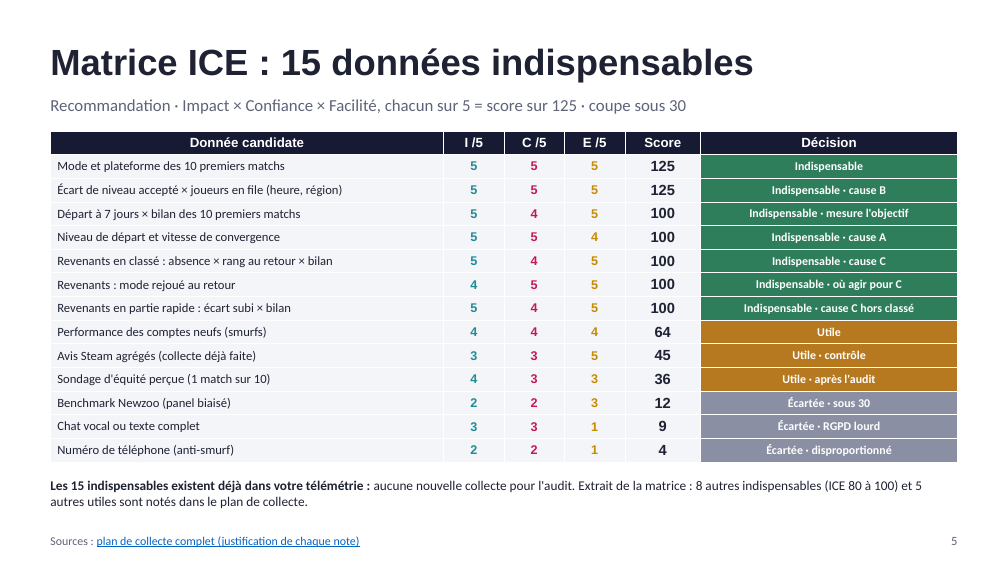
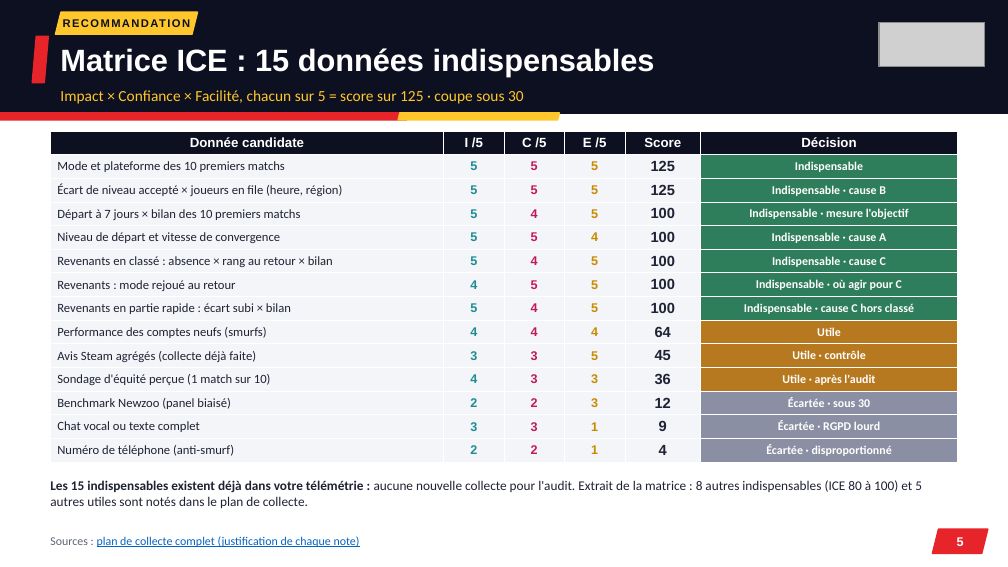
Before and after one commit to noeantoniov1-crypto/SOCIO, a slide deck: slide 5 of docs/presentation/pitch_marvel_rivals_netease.pptx. Drawn at 1008x567 pixels with LibreOffice and Linux fonts; fonts in the diff are those of the drawing; grey boxes stand for pictures. Boxes give left, top, right and bottom in pixels: in the first picture for what was removed or moved away, otherwise in the second. Text is boxed around its words. In the diff, an @@ line names an element or a change of style, - is before the commit and + after.

```diff
--- a/docs/presentation/pitch_marvel_rivals_netease.pptx
+++ b/docs/presentation/pitch_marvel_rivals_netease.pptx
@@ rectangle added at <box>0,0,1008,113</box>, fill #0D1020, outline #0D1020 1 pt @@
@@ parallelogram added at <box>55,12,198,34</box>, fill #FFC72C, outline #FFC72C 1 pt @@
@@ text added at <box>55,12,198,34</box>, 8 pt, text #0D1020, bold @@
+RECOMMANDATION
@@ picture added at <box>879,22,985,67</box> @@
@@ parallelogram added at <box>32,36,48,83</box>, fill #E62429, outline #E62429 1 pt @@
@@ text "Matrice ICE : 15 données ...": place and size @@
-text "Matrice ICE : 15 données ..." at <box>50,48,754,82</box>
+text "Matrice ICE : 15 données ..." at <box>60,48,655,77</box>
@@ text "Matrice ICE : 15 données ..." at <box>60,48,655,77</box>: size 26 to 22 pt, text colour #1F2233 to #FFFFFF @@
@@ parallelogram added at <box>0,113,408,120</box>, fill #E62429, outline #E62429 1 pt @@
@@ text at <box>60,90,524,104</box>: text changed; size 12 to 11 pt; text colour #5E6378 to #FFC72C @@
-Recommandation · Impact × Confiance × Facilité, chacun sur 5 = score sur 125 · coupe sous 30
+Impact × Confiance × Facilité, chacun sur 5 = score sur 125 · coupe sous 30
@@ parallelogram added at <box>398,113,559,120</box>, fill #FFC72C, outline #FFC72C 1 pt @@
@@ table at <box>50,131,958,460</box> @@
@@ fill #161A33 to #0D1020 in row 1 @@
@@ text "5" at <box>957,537,964,546</box>: font Calibri to Arial, text colour #5E6378 to #FFFFFF, bold on; alignment right to centre @@
@@ parallelogram added at <box>932,529,988,553</box>, fill #E62429, outline #E62429 1 pt @@
```
Also in this commit, not shown: 11 other slides changed, 3 other files.
